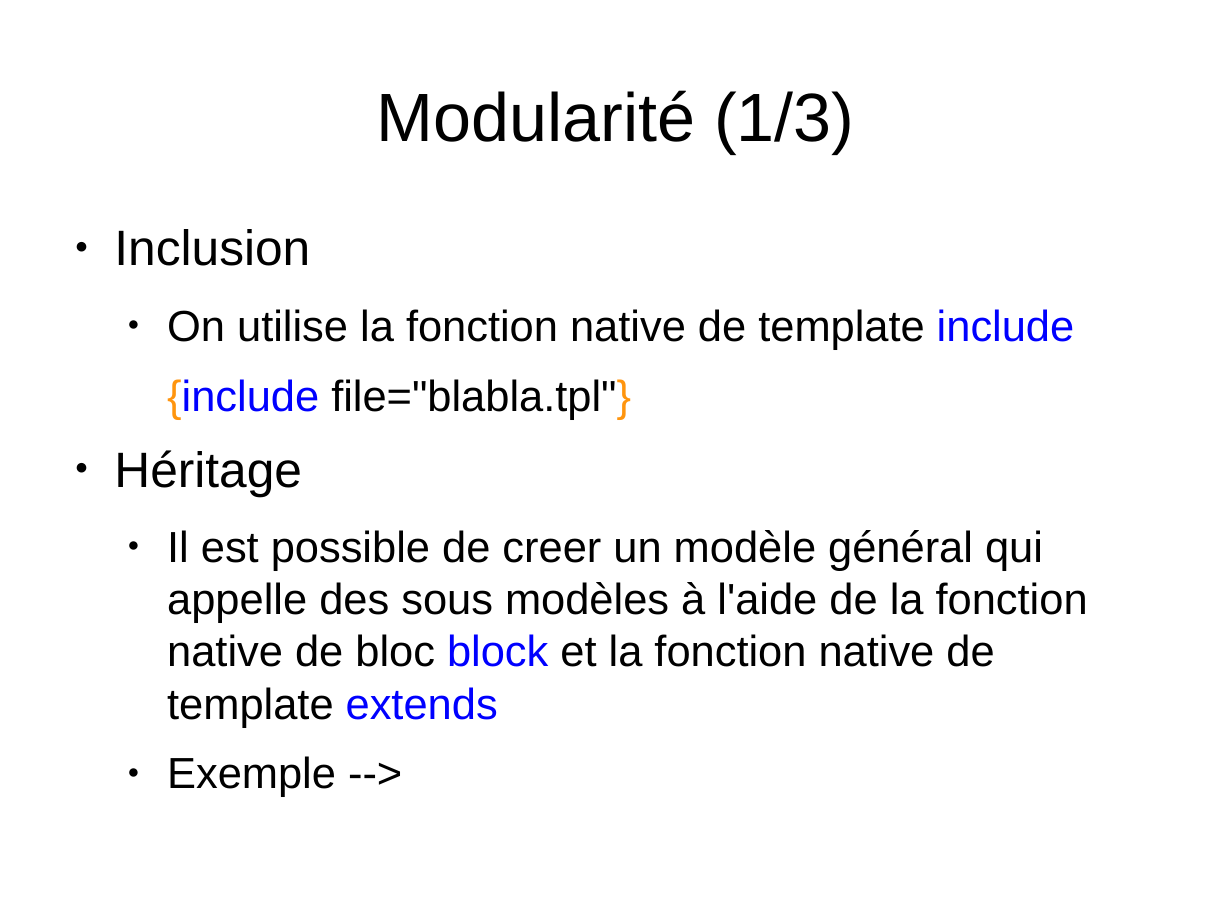
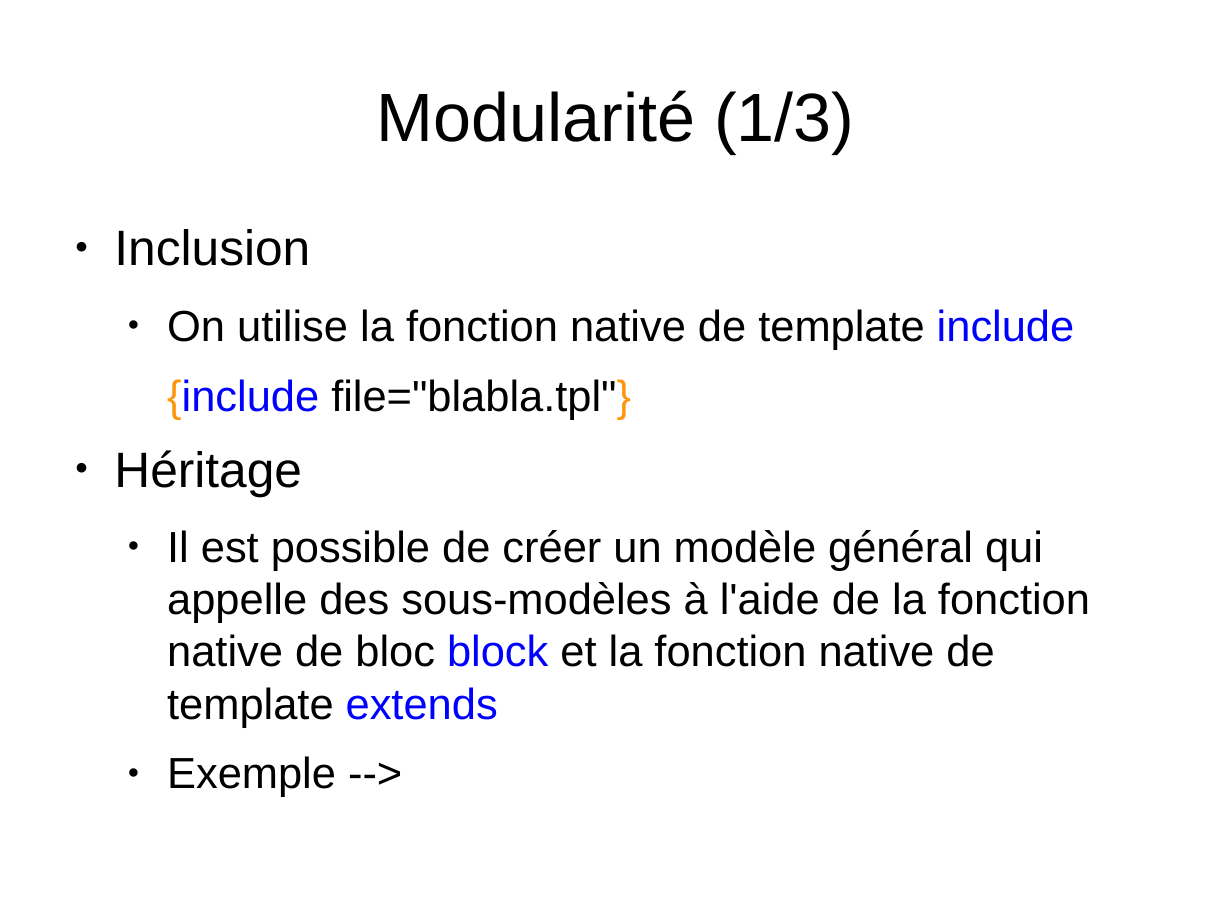
Before and after one commit to sion77/Bob-Project, a slide deck: slide 18 of docs/smarty.odp. Drawn at 1232x924 pixels with LibreOffice and Linux fonts; fonts in the diff are those of the drawing. Boxes give left, top, right and bottom in pixels: in the first picture for what was removed or moved away, otherwise in the second. Text is boxed around its words. In the diff, an @@ line names an element or a change of style, - is before the commit and + after.

```diff
--- a/docs/smarty.odp
+++ b/docs/smarty.odp
@@ text at (167,530,1090,728): text changed @@
-  ● Il est possible de creer un modèle général qui appelle des sous modèles à l'aide de la fonction native de bloc block et la fonction native de template extends
+  ● Il est possible de créer un modèle général qui appelle des sous-modèles à l'aide de la fonction native de bloc block et la fonction native de template extends
```
Also in this commit, not shown: 18 other slides changed.
